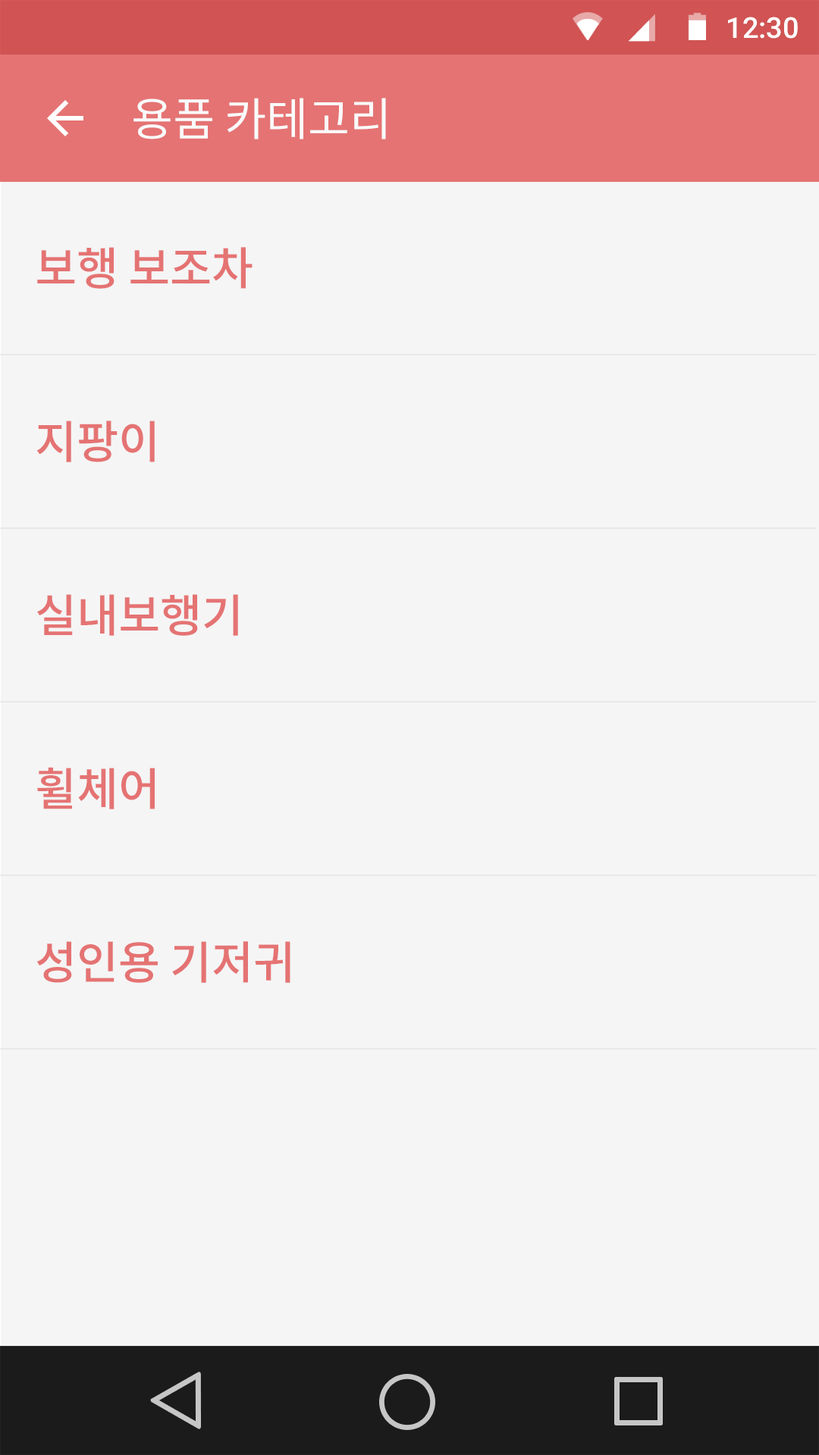
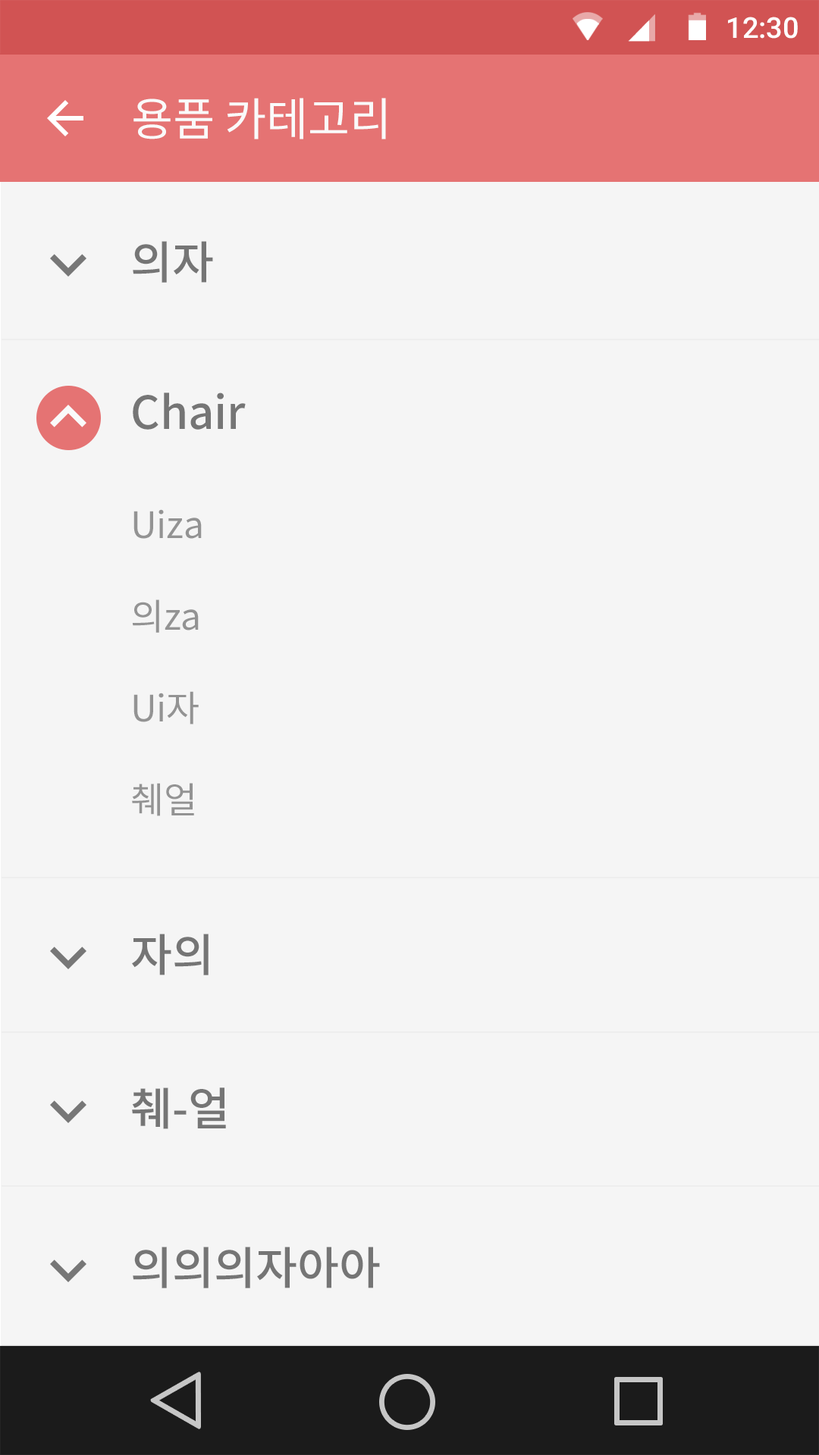
The second 819px x 1455px image is a revision of the first. Changes to its layers:
removed group "LIST 복사 4" (3 layers) over [0, 941, 817, 1050]
removed group "Text" (1st of 5, in "LIST 복사 4") (1 layers) from group "LIST 복사 4" over [36, 941, 291, 984]
removed layer "성인용 기저귀" from group "Text" over [36, 941, 291, 984]
removed group "LIST 복사 3" (3 layers) over [0, 767, 817, 877]
removed group "LIST 복사 2" (3 layers) over [0, 594, 817, 703]
removed group "Text" (3rd of 5, in "LIST 복사 2") (1 layers) from group "LIST 복사 2" over [37, 594, 239, 636]
removed layer "실내보행기" from group "Text" over [37, 594, 239, 636]
removed group "LIST 복사" (3 layers) over [0, 420, 817, 530]
removed group "LIST" (3 layers) over [0, 247, 817, 356]
removed group "Text" (5th of 5, in "LIST") (1 layers) from group "LIST" over [37, 247, 253, 289]
removed layer "보행 보조차" from group "Text" over [37, 247, 253, 289]
added group "그룹 2" with 32 layers above "backgroud" over [1, 241, 819, 1347]
added group "List 5" with 4 layers in group "그룹 2" over [1, 1246, 819, 1347]
added group "title" (1st of 3, in "그룹 2" › "List 5") with 2 layers in group "List 5" over [50, 1246, 380, 1289]
added layer "의의의자아아" in group "title" over [132, 1246, 380, 1289]
added group "List 4" with 4 layers in group "그룹 2" over [1, 1087, 819, 1188]
added group "title" (2nd of 3, in "그룹 2" › "List 4") with 2 layers in group "List 4" over [50, 1087, 226, 1130]
added group "List 3" with 4 layers in group "그룹 2" over [1, 933, 819, 1034]
added group "List 2 (Opened)" with 11 layers in group "그룹 2" over [1, 385, 819, 879]
added group "Semilist" with 4 layers in group "List 2 (Opened)" over [131, 509, 202, 817]
added group "Title" (1st of 2, in "그룹 2" › "List 2 (Opened)") with 4 layers in group "List 2 (Opened)" over [36, 385, 246, 451]
added group "List 1" with 4 layers in group "그룹 2" over [1, 241, 819, 341]
…and 31 more changes (22 added, 9 removed)
